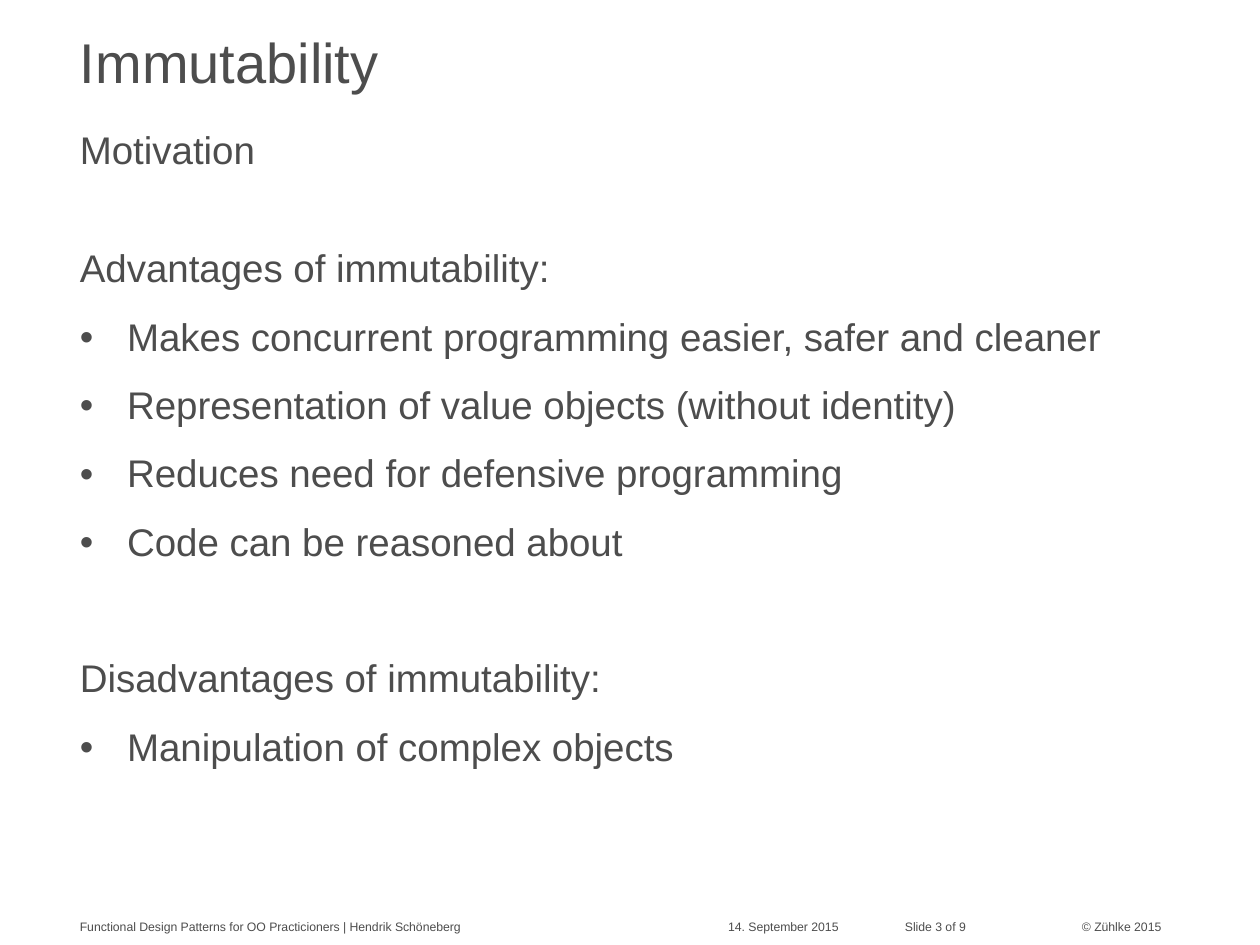
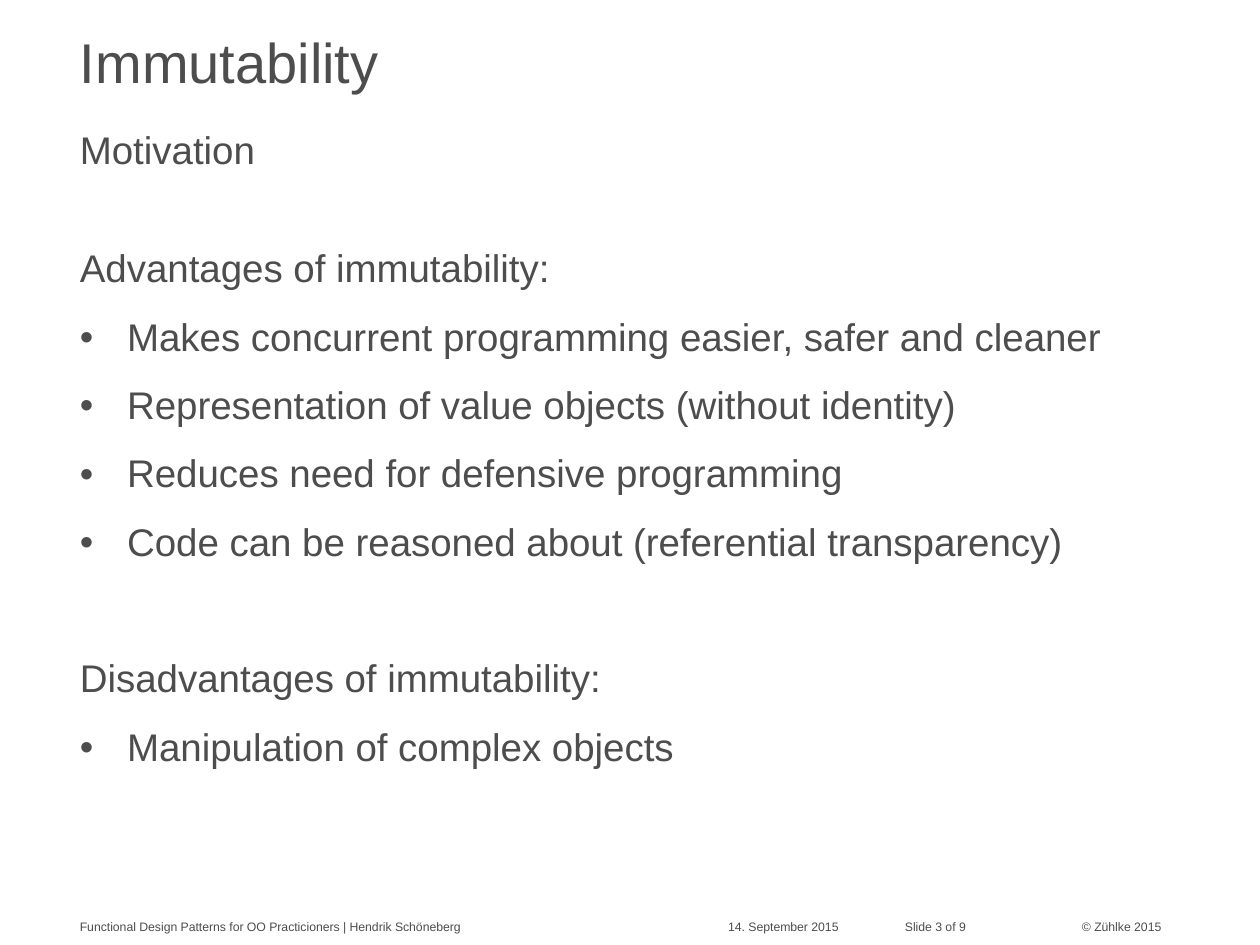
Before and after one commit to aax/zdays-fp-patterns, a slide deck: slide 3 of hesc_slides.pptx. Drawn at 1260x945 pixels with LibreOffice and Linux fonts; fonts in the diff are those of the drawing. Boxes give left, top, right and bottom in pixels: in the first picture for what was removed or moved away, otherwise in the second. Text is boxed around its words. In the diff, an @@ line names an element or a change of style, - is before the commit and + after.

```diff
--- a/hesc_slides.pptx
+++ b/hesc_slides.pptx
@@ text at [127, 528, 1062, 563]: text changed @@
-• Code can be reasoned about
+• Code can be reasoned about (referential transparency)
```
Also in this commit, not shown: 5 other slides changed, 5 other files.
